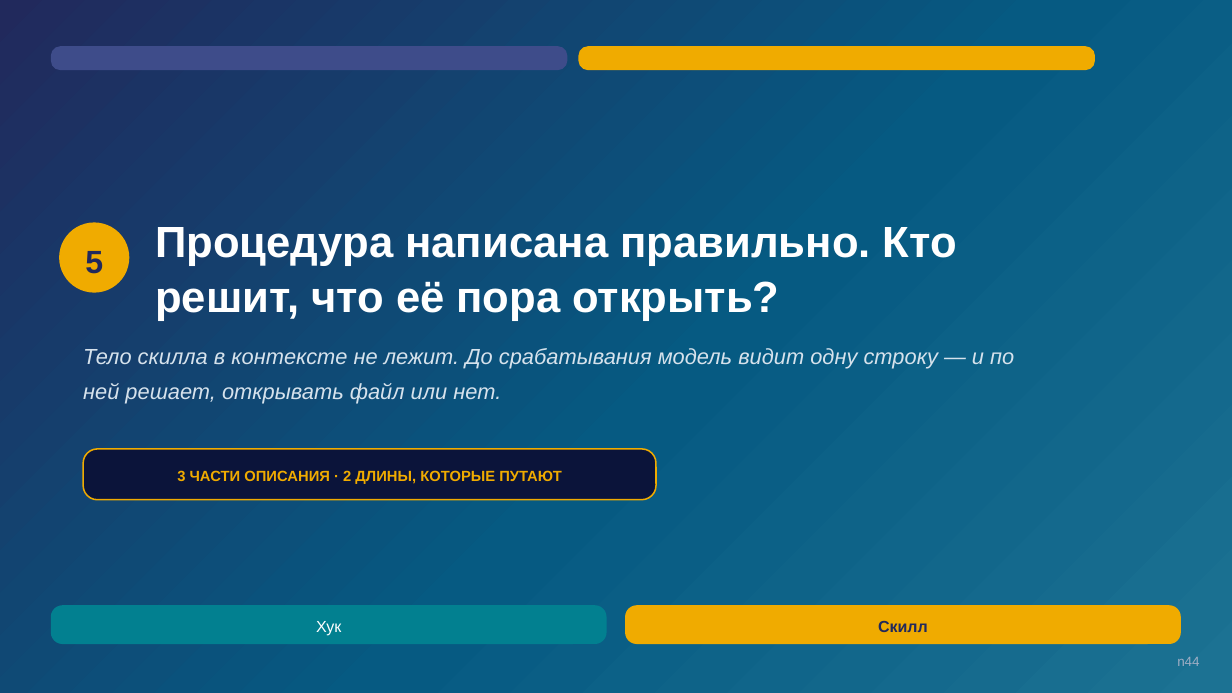
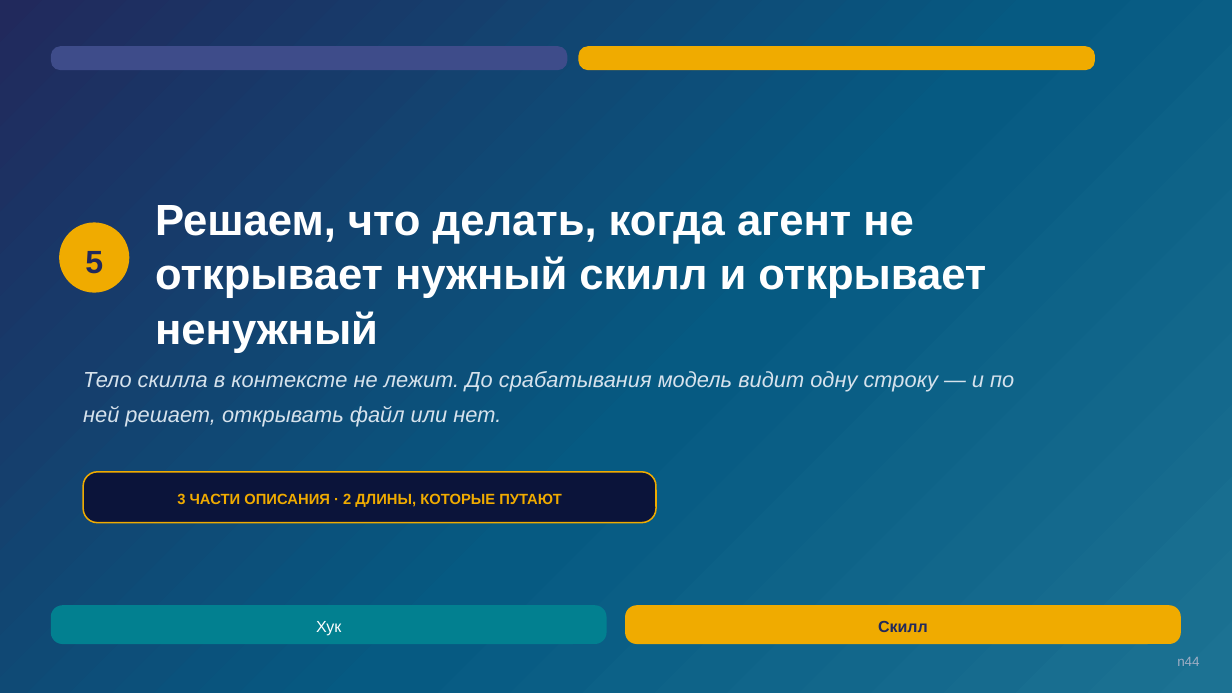
Before and after one commit to tellina-study/AI-usage-lessons, a slide deck: slide 46 of library/seminars/sem-05/rendered/sem-05.pptx. Drawn at 1232x693 pixels with LibreOffice and Linux fonts; fonts in the diff are those of the drawing. Boxes give left, top, right and bottom in pixels: in the first picture for what was removed or moved away, otherwise in the second. Text is boxed around its words. In the diff, an @@ line names an element or a change of style, - is before the commit and + after.

```diff
--- a/library/seminars/sem-05/rendered/sem-05.pptx
+++ b/library/seminars/sem-05/rendered/sem-05.pptx
@@ text at (155, 205, 986, 353): text changed @@
-Процедура написана правильно. Кто решит, что её пора открыть?
+Решаем, что делать, когда агент не открывает нужный скилл и открывает ненужный
@@ 2 texts, 1 rounded rectangle: place and size @@
-2 texts, 1 rounded rectangle at (83, 348, 1014, 500)
+2 texts, 1 rounded rectangle at (83, 371, 1014, 523)
```
Also in this commit, not shown: 5 other slides changed, 15 other files.
